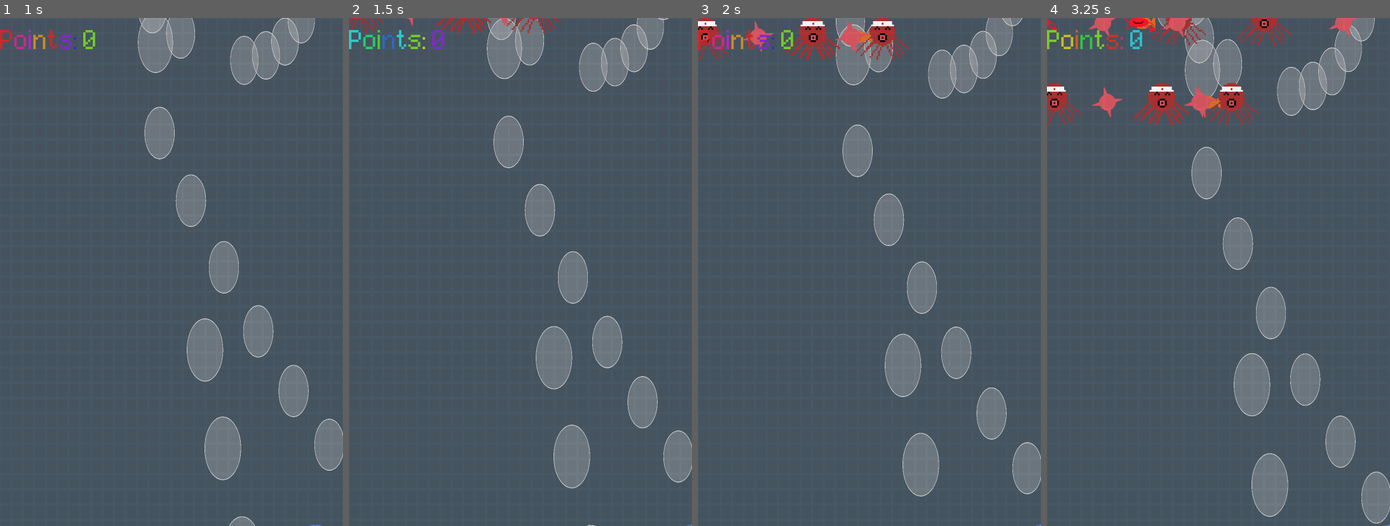
Above: before the commit, frames 1-4 (left to right).
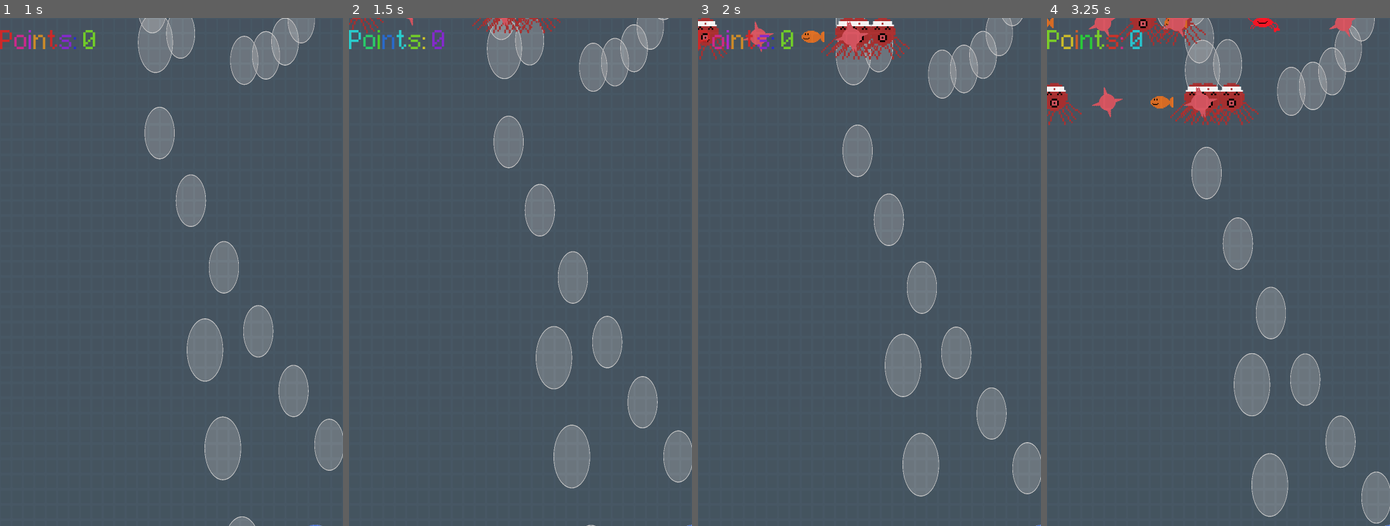
Above: after the commit, the same moments.

Repository: mcallistertyler/bubbles
Game: Godot game, scene res://BiggerAction.tscn
Two runs of this game, one before a commit and one after it. Both use one fixed random seed, a clock stepped at 60 frames per second and the inputs below. The project has no main scene, so this scene is started directly. The engine's default icon, where the game draws it, is replaced by a stand-in: a white triangle on a blue panel in a dark square.
Inputs (mouse positions are in pixels of both pictures, inside the frame that each line leads up to):
- Up to frame 1 (1 s): tap Enter (ui_accept) at 0.5, 0.77 s; move the mouse to (78, 38) at 0.52 s; hold Right (ui_right) from 0.53 s (still down); hold F from 0.53 s (still down); click (78, 38) at 0.67 s
- Up to frame 2 (1.5 s): move the mouse to (451, 297) at 1.27 s; release Right (ui_right) at 1.28 s; release F at 1.28 s; hold Down (ui_down) from 1.28 s (still down); tap Q at 1.35 s
- Up to frame 3 (2 s): keep holding Down (ui_down); tap Enter (ui_accept) at 1.52 s
- Up to frame 4 (3.25 s): move the mouse to (1252, 160) at 2.02 s; release Down (ui_down) at 2.03 s; hold Right (ui_right) 2.03-2.78 s; tap Space at 2.1 s; move the mouse to (1201, 373) at 2.77 s; hold Up (ui_up) from 2.78 s (still down); tap F at 2.85 s; click (1201, 373) at 2.92 s; tap Enter (ui_accept) at 3.02 s

Frame 1 is identical in both runs. In frame 2, 0.4% of the frame differs, in the area x 25-55%, y 0-3%; in frame 3, 1.1%; in frame 4, 1.8%, in the area x 0-72%, y 0-22%.

Commit message:
good enough

Diff:
--- a/BiggerAction.tscn
+++ b/BiggerAction.tscn
@@ -17,6 +17,7 @@
 [ext_resource type="Script" path="res://speed_label.gd" id="12_1owby"]
 [ext_resource type="Script" path="res://points_label.gd" id="12_8cai6"]
 [ext_resource type="Script" path="res://spawner.gd" id="14_rlfbp"]
+[ext_resource type="PackedScene" uid="uid://4g0omo5v0u77" path="res://waffle.tscn" id="17_gws7k"]
 [ext_resource type="AudioStream" uid="uid://dnl7c0y7gksmy" path="res://audio/background-music.mp3" id="18_tcloy"]
 
 [sub_resource type="ShaderMaterial" id="ShaderMaterial_6rmyk"]
@@ -255,6 +256,7 @@
 script = ExtResource("14_rlfbp")
 possible_suckable_nodes = Array[PackedScene]([ExtResource("9_sdarn"), ExtResource("10_2m3hi"), ExtResource("11_2k140")])
 possible_ouch_nodes = ExtResource("10_8kk5q")
+possible_waffles = ExtResource("17_gws7k")
 spawn_marker_path_start = NodePath("../PlayableLayer/SpawnMarkerStart")
 spawn_marker_path_end = NodePath("../PlayableLayer/SpawnMarkerEnd")
 gameplay_area_path = NodePath("../PlayableLayer")
--- a/Bubble.tscn
+++ b/Bubble.tscn
@@ -17,41 +17,42 @@
 [sub_resource type="CircleShape2D" id="CircleShape2D_lh441"]
 radius = 256.0
 
-[sub_resource type="Animation" id="Animation_qocut"]
-resource_name = "spin"
-loop_mode = 1
-tracks/0/type = "value"
-tracks/0/imported = false
-tracks/0/enabled = true
-tracks/0/path = NodePath("BubbleSprite:rotation")
-tracks/0/interp = 1
-tracks/0/loop_wrap = true
-tracks/0/keys = {
-"times": PackedFloat32Array(0, 1),
-"transitions": PackedFloat32Array(1, 1),
-"update": 0,
-"values": [0.0, 6.28319]
-}
-
 [sub_resource type="Animation" id="Animation_1h1he"]
 length = 0.001
 tracks/0/type = "value"
 tracks/0/imported = false
 tracks/0/enabled = true
-tracks/0/path = NodePath("BubbleSprite:rotation")
+tracks/0/path = NodePath("BubbleSprite:material:shader_parameter/circle_color")
 tracks/0/interp = 1
 tracks/0/loop_wrap = true
 tracks/0/keys = {
 "times": PackedFloat32Array(0),
 "transitions": PackedFloat32Array(1),
 "update": 0,
-"values": [0.0]
+"values": [Color(0.3, 0.5, 1, 0.7)]
+}
+
+[sub_resource type="Animation" id="Animation_qocut"]
+resource_name = "invincible"
+length = 0.5
+loop_mode = 1
+tracks/0/type = "value"
+tracks/0/imported = false
+tracks/0/enabled = true
+tracks/0/path = NodePath("BubbleSprite:material:shader_parameter/circle_color")
+tracks/0/interp = 1
+tracks/0/loop_wrap = true
+tracks/0/keys = {
+"times": PackedFloat32Array(0, 0.1, 0.2, 0.3, 0.4),
+"transitions": PackedFloat32Array(1, 1, 1, 1, 1),
+"update": 0,
+"values": [Color(0.3, 0.5, 1, 0.7), Color(0.94902, 0.501961, 1, 0.701961), Color(0.879631, 0.627726, 0.229556, 0.701743), Color(0.0533637, 0.760198, 0.605516, 0.701525), Color(0.595439, 0.106896, 0.647059, 0.701961)]
 }
 
 [sub_resource type="AnimationLibrary" id="AnimationLibrary_uonsx"]
 _data = {
 "RESET": SubResource("Animation_1h1he"),
-"spin": SubResource("Animation_qocut")
+"invincible": SubResource("Animation_qocut")
 }
 
 [node name="Bubble" type="CharacterBody2D"]
@@ -60,16 +61,17 @@
 
 [node name="BubbleSprite" type="Sprite2D" parent="."]
 unique_name_in_owner = true
-modulate = Color(2, 2, 2, 1)
 material = SubResource("ShaderMaterial_8mya4")
 texture = ExtResource("2_26vjr")
 
 [node name="BodyCollision" type="CollisionShape2D" parent="."]
 unique_name_in_owner = true
+visible = false
 shape = SubResource("CircleShape2D_45lyi")
 
 [node name="SuckArea" type="Area2D" parent="."]
 unique_name_in_owner = true
+visible = false
 
 [node name="SuckCollision" type="CollisionShape2D" parent="SuckArea"]
 unique_name_in_owner = true
@@ -115,9 +117,22 @@
 scroll_active = false
 
 [node name="AnimationPlayer" type="AnimationPlayer" parent="."]
+unique_name_in_owner = true
 libraries = {
 "": SubResource("AnimationLibrary_uonsx")
 }
-autoplay = "spin"
+speed_scale = 2.0
+
+[node name="InvincibleTimer" type="Timer" parent="."]
+unique_name_in_owner = true
+wait_time = 3.0
+one_shot = true
+
+[node name="DamageTimeout" type="Timer" parent="."]
+unique_name_in_owner = true
+wait_time = 0.2
+one_shot = true
 
 [connection signal="area_entered" from="SuckArea" to="." method="_on_suck_area_area_entered"]
+[connection signal="timeout" from="InvincibleTimer" to="." method="_on_invincible_timer_timeout"]
+[connection signal="timeout" from="DamageTimeout" to="." method="_on_damage_timeout_timeout"]
--- a/Crab.tscn
+++ b/Crab.tscn
@@ -9,3 +9,4 @@
 scale_sprite = Vector2(5, 5)
 sprite_path = ExtResource("2_7wb5t")
 current_speed = 100.0
+is_waffle = null
--- a/Goldfish.tscn
+++ b/Goldfish.tscn
@@ -10,3 +10,4 @@
 scale_sprite = Vector2(5, 5)
 sprite_path = ExtResource("3_b3hms")
 current_speed = 100.0
+is_waffle = false
--- a/Octopus.tscn
+++ b/Octopus.tscn
@@ -11,3 +11,4 @@
 scale_sprite = Vector2(10, 10)
 sprite_path = ExtResource("2_c66vr")
 current_speed = 100.0
+is_waffle = null
--- a/SuckableObject.tscn
+++ b/SuckableObject.tscn
@@ -15,6 +15,7 @@
 [node name="SuckableObject" type="Node2D" groups=["suckable"]]
 script = ExtResource("1_tr1qw")
 current_speed = 300.0
+is_waffle = null
 
 [node name="Sprite2D" type="Sprite2D" parent="."]
 unique_name_in_owner = true
--- a/bigger_action.gd
+++ b/bigger_action.gd
@@ -16,6 +16,7 @@
 	death_text.visible = true
 
 func fade_to_black() -> void:
+	death_text.text = "[center][wave amp=50.0 freq=5.0 connected=1]BUBBLE DIED ON THE WAY BACK TO HIS HOME PLANET. YOU SCORED " + str(Autoload.current_points) + " ![/wave][/center]"
 	var fade_tween = get_tree().create_tween().set_ease(Tween.EASE_IN_OUT).set_parallel(false)
 	fade_tween.tween_property(death_rect, "color", Color(0.0, 0.0, 0.0, 1.0), 2.0)
 	fade_tween.tween_callback(display_death_text)
--- a/bubble.gd
+++ b/bubble.gd
@@ -9,6 +9,9 @@
 @onready var blow_up_timer : Timer = get_node("%BlowUpTimer")
 @onready var go_label : RichTextLabel = get_node("%GoLabel")
 @onready var what_to_do_label : RichTextLabel = get_node("%WhatToDoLabel")
+@onready var invincible_timer : Timer = get_node("%InvincibleTimer")
+@onready var animation_player : AnimationPlayer = get_node("%AnimationPlayer")
+@onready var damage_timer : Timer = get_node("%DamageTimeout")
 var movement_vector : Vector2 = Vector2.ZERO
 
 @export var initial_blow_up_power : float = 0.25
@@ -36,6 +39,8 @@
 @onready var blow_up_over : bool = true
 var killed_go_label : bool = false
 var killed_to_do_label : bool = false
+var takes_damage : bool = true
+var is_invincible : bool = false
 signal is_dead
 
 func _ready() -> void:
@@ -57,6 +62,13 @@
 				absorb_tween.tween_property(absorbed_object, "scale", Vector2(0.2, 0.2), 0.3)
 			absorbed_object.move_towards_point(bubble_center.global_position)
 
+func become_invincible() -> void:
+	if invincible_timer.is_stopped():
+		invincible_timer.start()
+	else:
+		print("setting timeout back to 3 seconds")
+		invincible_timer.wait_time = 3.0
+
 func kill_go_label() -> void:
 	killed_go_label = true
 	if is_instance_valid(killed_go_label):
@@ -68,8 +80,15 @@
 		what_to_do_label.queue_free()
 
 func _physics_process(delta: float) -> void:
+	if !damage_timer.is_stopped():
+		takes_damage = false
 	if bubble_sprite.scale.x <= 0.1 and !he_dead:
 		time_to_die()
+	if invincible_timer.is_stopped() and is_invincible:
+		become_invincible()
+		if !animation_player.is_playing():
+			animation_player.play("invincible")
+
 	if blow_up_over and !he_dead:
 		if !killed_to_do_label:
 			var text_tween = get_tree().create_tween()
@@ -106,6 +125,9 @@
 					var suck_object = area.get_suck_object()
 					if !absorbed_objects.has(suck_object):
 						suck_object.play_death()
+						if suck_object.is_waffle:
+							print("ATE WAFFLE")
+							is_invincible = true
 						Autoload.increase_points(suck_object.points)
 						absorbed_objects.push_back(suck_object)
 						current_tween = get_tree().create_tween().set_parallel(true)
@@ -113,8 +135,19 @@
 						current_tween.tween_property(body_collision, "scale", Vector2(body_collision.scale.x + absorb_size_increase, body_collision.scale.y + absorb_size_increase), 0.05).set_ease(Tween.EASE_IN_OUT)
 						current_tween.tween_property(suck_collision, "scale", Vector2(suck_collision.scale.x + absorb_size_increase, suck_collision.scale.y + absorb_size_increase), 0.05).set_ease(Tween.EASE_IN_OUT)
 						increase_bubble_size_and_speed()
-	if area is OuchArea2D:
+	if area is OuchArea2D and !is_invincible and takes_damage:
 		current_tween = get_tree().create_tween().set_parallel(true)
 		current_tween.tween_property(bubble_sprite, "scale", Vector2(bubble_sprite.scale.x - absorb_size_decrease, bubble_sprite.scale.y - absorb_size_decrease), 0.05).set_ease(Tween.EASE_IN_OUT)
 		current_tween.tween_property(body_collision, "scale", Vector2(body_collision.scale.x - absorb_size_decrease, body_collision.scale.y - absorb_size_decrease), 0.05).set_ease(Tween.EASE_IN_OUT)
 		current_tween.tween_property(suck_collision, "scale", Vector2(suck_collision.scale.x - absorb_size_decrease, suck_collision.scale.y - absorb_size_decrease), 0.05).set_ease(Tween.EASE_IN_OUT)
+		if damage_timer.is_stopped():
+			damage_timer.start()
+
+func _on_invincible_timer_timeout() -> void:
+	print("ending invincible")
+	animation_player.play("RESET")
+	is_invincible = false
+
+
+func _on_damage_timeout_timeout() -> void:
+	takes_damage = true
--- a/spawner.gd
+++ b/spawner.gd
@@ -2,6 +2,7 @@
 
 @export var possible_suckable_nodes : Array[PackedScene]
 @export var possible_ouch_nodes : PackedScene
+@export var possible_waffles : PackedScene
 @export var spawn_marker_path_start : NodePath
 @export var spawn_marker_path_end : NodePath
 @export var gameplay_area_path : NodePath
@@ -13,12 +14,13 @@
 @onready var spawn_timer : Timer = get_node("%SpawnTimer")
 @export var spawn_number_suckables : int = 5
 @export var spawn_number_ouchables : int = 3
-
+@export var waffle_rarity : float = 0.05
 var speed_increased_counter :int = 0
 var number_of_spawn_rows : int = 1
 var max_number_of_spawn_rows : int = 10
 var previous_suckable_position : Vector2 = Vector2.ZERO
 var previous_ouchable_position : Vector2 = Vector2.ZERO
+var previous_position_for_thing : Vector2 = Vector2.ZERO
 var x_distancer : float = 50.0
 var object_speed : float = 100.0
 
@@ -46,24 +48,30 @@
 	var start_y_position = spawn_marker_start.global_position.y + y_offset
 	var random_position = Vector2(randf_range(spawn_marker_start.global_position.x - x_distancer, spawn_marker_end.global_position.x - x_distancer), start_y_position)
 	if abs(random_position.x - previous_position.x) <= x_distancer:
-		print("bro is too close")
 		random_position.x += 200.0
+	previous_position_for_thing = random_position
 	return random_position
 
 func _on_spawn_timer_timeout() -> void:
 	object_speed = Autoload.get_current_object_speed()
 	var y_offset : float = 0.0
+	var spawn_waffle_roll = randf_range(0.0, 1.0)
 	# maybe dont do multiple rows
 	for i in range(1):
 		if i > 0:
 			y_offset -= 500.0
 		for j in range(spawn_number_suckables):
 			var suckable_instance = possible_suckable_nodes[randi() % possible_suckable_nodes.size()].instantiate()
-			suckable_instance.global_position = spawn_objects(previous_suckable_position, y_offset)
+			suckable_instance.global_position = spawn_objects(previous_position_for_thing, y_offset)
 			suckable_instance.get_child(0).current_speed = object_speed
 			gameplay_area.add_child(suckable_instance)
 		for k in range(spawn_number_ouchables):
 			var ouchable_instance = possible_ouch_nodes.instantiate()
-			ouchable_instance.global_position = spawn_objects(previous_ouchable_position, y_offset)
+			ouchable_instance.global_position = spawn_objects(previous_position_for_thing, y_offset)
 			ouchable_instance.current_speed = object_speed
 			gameplay_area.add_child(ouchable_instance)
+		if spawn_waffle_roll < waffle_rarity:
+			var waffle_instance = possible_waffles.instantiate()
+			waffle_instance.global_position = spawn_objects(previous_position_for_thing, y_offset)
+			waffle_instance.get_child(0).current_speed = object_speed
+			gameplay_area.add_child(waffle_instance)
--- a/suckable_object.gd
+++ b/suckable_object.gd
@@ -14,6 +14,7 @@
 @export var current_speed : float = 400.0
 @export var speed_multiplier : float = 1.0
 @export var speed_increment : float = 0.05
+@export var is_waffle : bool = false
 
 func _ready() -> void:
 	Autoload.connect("increase_speed", _increase_speed)
@@ -43,6 +44,7 @@
 			tween.tween_property(self, "global_position", self.go_to_point, 0.3).set_ease(Tween.EASE_IN_OUT)
 		else:
 			self.global_position.y += current_speed * speed_multiplier * delta
+		#if self.scale == Vector2
 
 func _on_visible_on_screen_enabler_2d_screen_exited() -> void:
 	self.queue_free()
--- /dev/null
+++ b/waffle.tscn
@@ -0,0 +1,14 @@
+[gd_scene load_steps=3 format=3 uid="uid://4g0omo5v0u77"]
+
+[ext_resource type="PackedScene" uid="uid://bsfafcvjn51x7" path="res://SuckableObject.tscn" id="1_xu64e"]
+[ext_resource type="Texture2D" uid="uid://b4hotdm0l6ilg" path="res://assets/waffle.png" id="2_glt5x"]
+
+[node name="Waffle" type="Node2D"]
+
+[node name="SuckableObject" parent="." instance=ExtResource("1_xu64e")]
+radius = 100.0
+points = 50
+scale_sprite = Vector2(8, 8)
+sprite_path = ExtResource("2_glt5x")
+current_speed = 100.0
+is_waffle = true
Not shown: 1 places in BiggerAction.tscn that only renumber resources
Binary file added: assets/waffle.aseprite
Binary file added: assets/waffle.png
Not shown, added: assets/waffle.png.import
